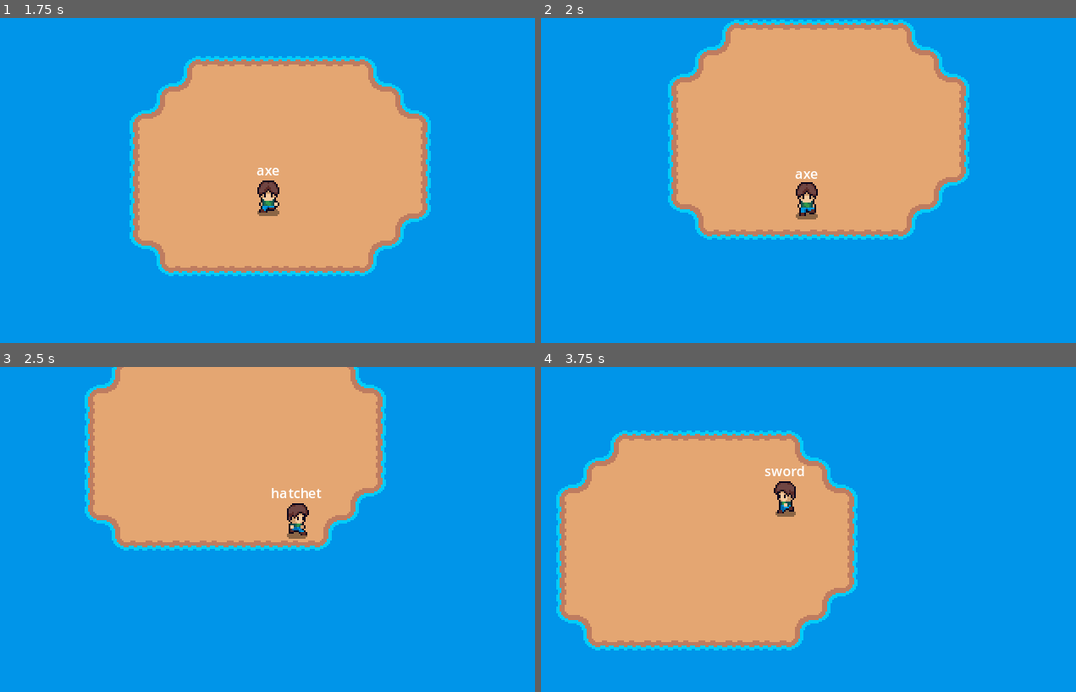
Above: before the commit, frames 1-4 (two rows, left to right).
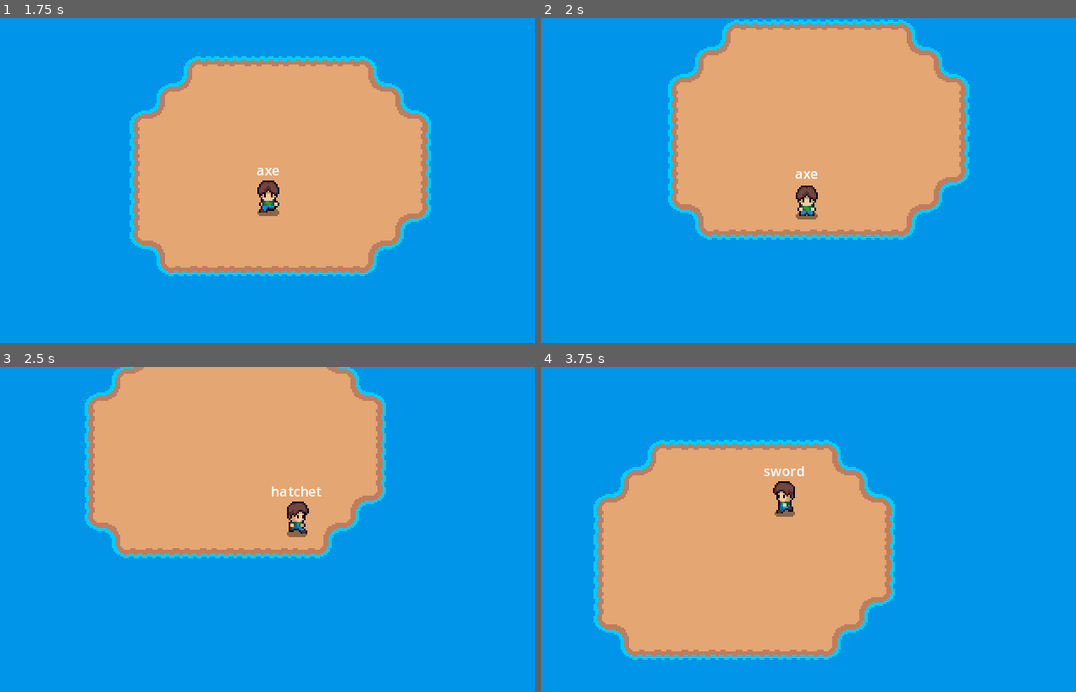
Above: after the commit, the same moments.

Repository: JanethSacari/Project_SwordFantasy
Game: Godot game, scene res://level/level.tscn
Same seed, same stepped clock (60 frames per second), same inputs: the game is played once before the commit and once after it. This scene is started directly instead of the project's main scene.
Inputs:
- Up to frame 1 (1.75 s): hold D (move_right) 0.53-1.28 s; tap Space (attack_mode) at 0.6 s; hold S (move_down) from 1.28 s (still down); tap Keypad 3 (axe) at 1.35 s
- Up to frame 2 (2 s): keep holding S (move_down)
- Up to frame 3 (2.5 s): release S (move_down) at 2.03 s; hold D (move_right) from 2.03 s (still down); tap Keypad 2 (hatchet) at 2.1 s
- Up to frame 4 (3.75 s): release D (move_right) at 2.78 s; hold Up (move_up) 2.78-3.53 s; tap Keypad 4 (hoe) at 2.85 s; hold A (move_left) from 3.53 s (still down); tap Keypad 1 (sword) at 3.6 s

Frame 1 is identical in both runs. In frame 2, 0.3% of the frame differs, in the area x 47-52%, y 50-61%; in frame 3, 4.3%; in frame 4, 15%, in the area x 2-67%, y 19-91%.

Commit message:
Project Sword Fantasy - Collision configured for land and character.

Diff:
--- a/sword-fantasy/character/character.tscn
+++ b/sword-fantasy/character/character.tscn
@@ -2209,6 +2209,9 @@
 [sub_resource type="LabelSettings" id="LabelSettings_tjcyj"]
 font_size = 8
 
+[sub_resource type="CircleShape2D" id="CircleShape2D_kyo6p"]
+radius = 5.09902
+
 [node name="Character" type="CharacterBody2D" node_paths=PackedStringArray("_character_animation", "_action_timer", "_attack_area", "_weapon_text")]
 script = ExtResource("1_wvgcb")
 _move_speed = 96.0
@@ -2261,4 +2264,7 @@
 position_smoothing_enabled = true
 position_smoothing_speed = 4.0
 
+[node name="CharacterCollision" type="CollisionShape2D" parent="."]
+shape = SubResource("CircleShape2D_kyo6p")
+
 [connection signal="timeout" from="Action_Timer" to="." method="_on_action_timer_timeout"]
--- a/sword-fantasy/land/land.tscn
+++ b/sword-fantasy/land/land.tscn
@@ -11,37 +11,62 @@
 [sub_resource type="TileSetAtlasSource" id="TileSetAtlasSource_npgn1"]
 texture = ExtResource("1_5lkjb")
 0:0/0 = 0
+0:0/0/physics_layer_0/polygon_0/points = PackedVector2Array(-8, -8, 8, -8, 8, 8, -8, 8)
 1:0/0 = 0
+1:0/0/physics_layer_0/polygon_0/points = PackedVector2Array(-8, -8, 8, -8, 8, 8, -8, 8)
 2:0/0 = 0
+2:0/0/physics_layer_0/polygon_0/points = PackedVector2Array(-8, -8, 8, -8, 8, 8, -8, 8)
 3:0/0 = 0
+3:0/0/physics_layer_0/polygon_0/points = PackedVector2Array(-8, -8, 8, -8, 8, 8, -8, 8)
 4:0/0 = 0
+4:0/0/physics_layer_0/polygon_0/points = PackedVector2Array(-8, -8, 8, -8, 8, 8, -8, 8)
 0:1/0 = 0
+0:1/0/physics_layer_0/polygon_0/points = PackedVector2Array(-8, -8, 8, -8, 8, 8, -8, 8)
 1:1/0 = 0
 2:1/0 = 0
+2:1/0/physics_layer_0/polygon_0/points = PackedVector2Array(-8, -8, 8, -8, 8, 8, -8, 8)
 3:1/0 = 0
+3:1/0/physics_layer_0/polygon_0/points = PackedVector2Array(-8, -8, 8, -8, 8, 8, -8, 8)
 4:1/0 = 0
+4:1/0/physics_layer_0/polygon_0/points = PackedVector2Array(-8, -8, 8, -8, 8, 8, -8, 8)
 0:2/0 = 0
+0:2/0/physics_layer_0/polygon_0/points = PackedVector2Array(-8, -8, 8, -8, 8, 8, -8, 8)
 1:2/0 = 0
+1:2/0/physics_layer_0/polygon_0/points = PackedVector2Array(-8, -8, 8, -8, 8, 8, -8, 8)
 2:2/0 = 0
+2:2/0/physics_layer_0/polygon_0/points = PackedVector2Array(-8, -8, 8, -8, 8, 8, -8, 8)
 
 [sub_resource type="TileSet" id="TileSet_o4gxd"]
+physics_layer_0/collision_layer = 1
 sources/0 = SubResource("TileSetAtlasSource_npgn1")
 
 [sub_resource type="TileSetAtlasSource" id="TileSetAtlasSource_j0deb"]
 texture = ExtResource("2_rbxvb")
 0:0/0 = 0
+0:0/0/physics_layer_0/polygon_0/points = PackedVector2Array(-2, -2, 8, -2, 8, 8, -2, 8)
 1:0/0 = 0
+1:0/0/physics_layer_0/polygon_0/points = PackedVector2Array(-8, -2, 8, -2, 8, 8, -8, 8)
 2:0/0 = 0
+2:0/0/physics_layer_0/polygon_0/points = PackedVector2Array(2, -2, -8, -2, -8, 8, 2, 8)
 0:1/0 = 0
+0:1/0/physics_layer_0/polygon_0/points = PackedVector2Array(-2, 8, -2, -8, 8, -8, 8, 8)
 1:1/0 = 0
 2:1/0 = 0
+2:1/0/physics_layer_0/polygon_0/points = PackedVector2Array(2, 8, 2, -8, -8, -8, -8, 8)
 0:2/0 = 0
+0:2/0/physics_layer_0/polygon_0/points = PackedVector2Array(-2, 2, 8, 2, 8, -8, -2, -8)
 1:2/0 = 0
+1:2/0/physics_layer_0/polygon_0/points = PackedVector2Array(-8, 2, 8, 2, 8, -8, -8, -8)
 2:2/0 = 0
+2:2/0/physics_layer_0/polygon_0/points = PackedVector2Array(2, 2, -8, 2, -8, -8, 2, -8)
 0:3/0 = 0
+0:3/0/physics_layer_0/polygon_0/points = PackedVector2Array(-8, -8, 8, -8, 8, 8, -8, 8)
 1:3/0 = 0
+1:3/0/physics_layer_0/polygon_0/points = PackedVector2Array(-8, -8, 8, -8, 8, 8, -8, 8)
 0:4/0 = 0
+0:4/0/physics_layer_0/polygon_0/points = PackedVector2Array(-8, -8, 8, -8, 8, 8, -8, 8)
 1:4/0 = 0
+1:4/0/physics_layer_0/polygon_0/points = PackedVector2Array(-8, -8, 8, -8, 8, 8, -8, 8)
 0:5/0 = 0
 1:5/0 = 0
 2:5/0 = 0
@@ -51,6 +76,7 @@
 0:0/0 = 0
 
 [sub_resource type="TileSet" id="TileSet_vitum"]
+physics_layer_0/collision_layer = 1
 sources/0 = SubResource("TileSetAtlasSource_j0deb")
 sources/1 = SubResource("TileSetAtlasSource_l43oq")
 
@@ -84,14 +110,23 @@
 [sub_resource type="TileSetAtlasSource" id="TileSetAtlasSource_t7wal"]
 texture = ExtResource("6_81jfp")
 0:0/0 = 0
+0:0/0/physics_layer_0/polygon_0/points = PackedVector2Array(-2, -2, 8, -2, 8, 8, -2, 8)
 1:0/0 = 0
+1:0/0/physics_layer_0/polygon_0/points = PackedVector2Array(-8, -2, 8, -2, 8, 8, -8, 8)
 2:0/0 = 0
+2:0/0/physics_layer_0/polygon_0/points = PackedVector2Array(2, -2, -8, -2, -8, 8, 2, 8)
 0:1/0 = 0
+0:1/0/physics_layer_0/polygon_0/points = PackedVector2Array(-2, -8, -2, 8, 8, 8, 8, -8)
 1:1/0 = 0
+1:1/0/physics_layer_0/polygon_0/points = PackedVector2Array(-8, -8, 8, -8, 8, 8, -8, 8)
 2:1/0 = 0
+2:1/0/physics_layer_0/polygon_0/points = PackedVector2Array(2, -8, 2, 8, -8, 8, -8, -8)
 0:2/0 = 0
+0:2/0/physics_layer_0/polygon_0/points = PackedVector2Array(-2, 2, 8, 2, 8, -8, -2, -8)
 1:2/0 = 0
+1:2/0/physics_layer_0/polygon_0/points = PackedVector2Array(-8, 2, 8, 2, 8, -8, -8, -8)
 2:2/0 = 0
+2:2/0/physics_layer_0/polygon_0/points = PackedVector2Array(2, 2, -8, 2, -8, -8, 2, -8)
 0:3/0 = 0
 1:3/0 = 0
 0:4/0 = 0
@@ -103,8 +138,10 @@
 [sub_resource type="TileSetAtlasSource" id="TileSetAtlasSource_g7vak"]
 texture = ExtResource("7_yw01a")
 0:0/0 = 0
+0:0/0/physics_layer_0/polygon_0/points = PackedVector2Array(-8, -8, 8, -8, 8, 8, -8, 8)
 
 [sub_resource type="TileSet" id="TileSet_0ulpm"]
+physics_layer_0/collision_layer = 1
 sources/0 = SubResource("TileSetAtlasSource_t7wal")
 sources/1 = SubResource("TileSetAtlasSource_g7vak")
 
Not shown: 1 places in sword-fantasy/character/character.tscn that only renumber resources
